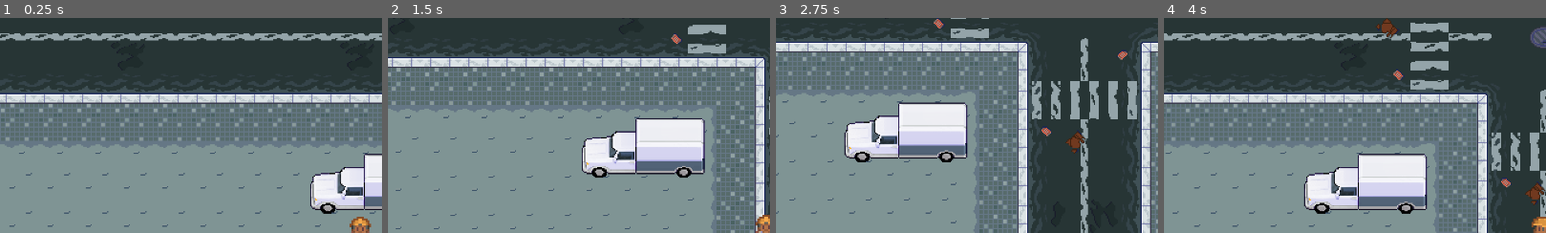
Above: before the commit, frames 1-4 (left to right).
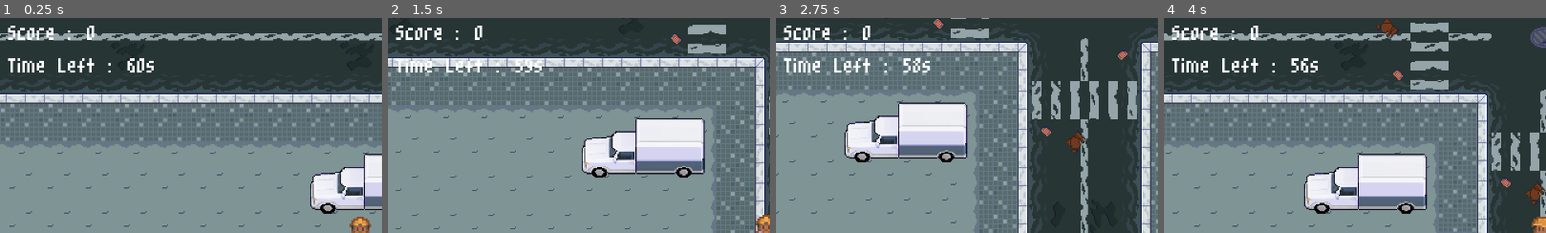
Above: after the commit, the same moments.

Repository: adotrdot/Apocavery
Game: Godot game, scene res://levels/main/main.tscn
Same seed, same stepped clock (60 frames per second), same inputs: the game is played once before the commit and once after it.
Inputs:
- Up to frame 1 (0.25 s): no input
- Up to frame 2 (1.5 s): tap Enter at 0.5 s; hold Right (right) 0.53-1.28 s; tap Space (action) at 0.6, 1.35 s; hold Down (down) from 1.28 s (still down)
- Up to frame 3 (2.75 s): release Down (down) at 2.03 s; hold Right (right) from 2.03 s (still down); tap Space (action) at 2.1 s
- Up to frame 4 (4 s): release Right (right) at 2.78 s; hold Up (up) 2.78-3.53 s; tap Space (action) at 2.85, 3.6 s; hold Left (left) from 3.53 s (still down)
The pictures show only the part of the screen within x 0-50%, y 1-51%; the shares and areas given below are measured in that part.

The runs differ from the first frame. In frame 1, 1.3% of the frame differs, in the area x 2-41%, y 3-26%; in frame 2, 1.2%; in frame 3, 1.3%; in frame 4, 1.3%.

Commit message:
Add ScoreSystem and some basic interfaces

Diff:
--- /dev/null
+++ b/levels/main/main.gd
@@ -0,0 +1,35 @@
+extends Node2D
+
+## Class for a gameplay level
+
+## Stores the timer
+@onready var timer: Timer = $Timer
+
+## Stores the gameplay interface to make changes when needed
+@onready var interface: CanvasLayer = $GameplayInterface
+
+## Holds the gameplay time, defaults to 60s
+@export var gameplay_time: int = 60
+
+
+func _ready():
+	## Sets initial score
+	ScoreSystem.reset_score()
+	interface.set_score(ScoreSystem.current_score)
+
+	## Sets timer and starts it
+	interface.set_time(gameplay_time)
+	timer.set_one_shot(false)
+	timer.start(1)
+
+
+## Updates time UI on timer timeout, game over when gameplay_time reached 0
+func _on_timer_timeout():
+	gameplay_time -= 1
+	interface.set_time(gameplay_time)
+
+
+## Updates score UI on successful package delivery
+func _on_player_package_delivered(package):
+	ScoreSystem.current_score += 1
+	interface.set_score(ScoreSystem.current_score)
--- a/levels/main/main.tscn
+++ b/levels/main/main.tscn
@@ -1,5 +1,6 @@
-[gd_scene load_steps=10 format=3 uid="uid://bcplpg1s4o2ah"]
+[gd_scene load_steps=12 format=3 uid="uid://bcplpg1s4o2ah"]
 
+[ext_resource type="Script" path="res://levels/main/main.gd" id="1_eba6e"]
 [ext_resource type="PackedScene" uid="uid://cloe6wr0xkn54" path="res://resources/map/map.tscn" id="1_wfnbh"]
 [ext_resource type="PackedScene" uid="uid://bvnubxrmlfwdx" path="res://resources/rain_particles/rain.tscn" id="2_d2ddc"]
 [ext_resource type="PackedScene" uid="uid://gi86s1w4q3it" path="res://resources/player/player.tscn" id="2_ssq52"]
@@ -9,8 +10,10 @@
 [ext_resource type="PackedScene" uid="uid://dejn25vg1txc7" path="res://resources/recipients/recipient_2.tscn" id="6_ehe4k"]
 [ext_resource type="PackedScene" uid="uid://cpi16tcmmpbpa" path="res://resources/recipients/recipient_3.tscn" id="7_oqkwn"]
 [ext_resource type="PackedScene" uid="uid://ckscjjqk0xmuq" path="res://resources/recipients/recipient_4.tscn" id="8_bomhh"]
+[ext_resource type="PackedScene" uid="uid://rabb4ukvpiyj" path="res://resources/interfaces/gameplay/gameplay_interface.tscn" id="11_cgnxc"]
 
 [node name="Main" type="Node2D"]
+script = ExtResource("1_eba6e")
 
 [node name="Map" parent="." instance=ExtResource("1_wfnbh")]
 
@@ -37,4 +40,10 @@
 [node name="Player" parent="." instance=ExtResource("2_ssq52")]
 position = Vector2(305, 497)
 
+[node name="GameplayInterface" parent="." instance=ExtResource("11_cgnxc")]
+
+[node name="Timer" type="Timer" parent="."]
+
+[connection signal="package_delivered" from="Player" to="." method="_on_player_package_delivered"]
 [connection signal="package_delivered" from="Player" to="PackageSystem" method="_on_player_package_delivered"]
+[connection signal="timeout" from="Timer" to="." method="_on_timer_timeout"]
--- a/project.godot
+++ b/project.godot
@@ -14,6 +14,10 @@
 run/main_scene="res://levels/main/main.tscn"
 config/features=PackedStringArray("4.2", "Forward Plus")
 config/icon="res://icon.svg"
+
+[autoload]
+
+ScoreSystem="*res://resources/score_system/score_system.gd"
 
 [display]
 
--- /dev/null
+++ b/resources/interfaces/gameplay/gameplay_interface.gd
@@ -0,0 +1,15 @@
+extends CanvasLayer
+
+## Class for gameplay interface
+
+## Stores the score and time text value to change it when needed
+@onready var score_value: Label = $Control/VBoxContainer/ScoreContainer/ScoreValue
+@onready var time_value: Label = $Control/VBoxContainer/TimeContainer/TimeValue
+
+
+func set_score(score: int):
+	score_value.set_text(str(score))
+
+
+func set_time(time: int):
+	time_value.set_text(str(time) + "s")
--- /dev/null
+++ b/resources/interfaces/gameplay/gameplay_interface.tscn
@@ -0,0 +1,47 @@
+[gd_scene load_steps=3 format=3 uid="uid://rabb4ukvpiyj"]
+
+[ext_resource type="Script" path="res://resources/interfaces/gameplay/gameplay_interface.gd" id="1_1pddp"]
+[ext_resource type="Theme" uid="uid://cuttwwca07hfh" path="res://theme.tres" id="1_mf5l2"]
+
+[node name="GameplayInterface" type="CanvasLayer"]
+script = ExtResource("1_1pddp")
+
+[node name="Control" type="Control" parent="."]
+layout_mode = 3
+anchors_preset = 0
+offset_right = 40.0
+offset_bottom = 40.0
+
+[node name="VBoxContainer" type="VBoxContainer" parent="Control"]
+layout_mode = 1
+anchors_preset = -1
+anchor_left = 0.5
+anchor_right = 0.5
+offset_right = 40.0
+offset_bottom = 40.0
+
+[node name="ScoreContainer" type="HBoxContainer" parent="Control/VBoxContainer"]
+layout_mode = 2
+
+[node name="ScoreText" type="Label" parent="Control/VBoxContainer/ScoreContainer"]
+layout_mode = 2
+theme = ExtResource("1_mf5l2")
+text = "Score : "
+vertical_alignment = 1
+
+[node name="ScoreValue" type="Label" parent="Control/VBoxContainer/ScoreContainer"]
+layout_mode = 2
+theme = ExtResource("1_mf5l2")
+vertical_alignment = 1
+
+[node name="TimeContainer" type="HBoxContainer" parent="Control/VBoxContainer"]
+layout_mode = 2
+
+[node name="TimeText" type="Label" parent="Control/VBoxContainer/TimeContainer"]
+layout_mode = 2
+theme = ExtResource("1_mf5l2")
+text = "Time Left : "
+
+[node name="TimeValue" type="Label" parent="Control/VBoxContainer/TimeContainer"]
+layout_mode = 2
+theme = ExtResource("1_mf5l2")
--- a/resources/player/player.gd
+++ b/resources/player/player.gd
@@ -17,7 +17,12 @@
 ## Holds the package that's the character's carrying
 var cur_package: Package = null
 
-## Signal for whenever a package is successfully delivered
+## Signal for whenever the package the player's carrying is changed.
+## Emitted by PlayerAction when needed.
+signal package_changed(package: Package)
+
+## Signal for whenever a package is successfully delivered.
+## Emitted by PlayerAction when needed.
 signal package_delivered(package: Package)
 
 func _ready():
--- a/resources/player/player_action.gd
+++ b/resources/player/player_action.gd
@@ -39,8 +39,14 @@
 
 ## Picks up package from truck
 func pickup(truck: Node2D):
+	var parent = self.get_parent()
+
 	## Gets package from truck
-	self.get_parent().cur_package = truck.stored_package
+	parent.cur_package = truck.stored_package
+
+	## Emit package change signal
+	if parent.cur_package != null:
+		parent.package_change.emit(parent.cur_package)
 
 
 ## Delivers package to recipient
--- /dev/null
+++ b/resources/score_system/score_system.gd
@@ -0,0 +1,64 @@
+extends Node
+
+## Class for the score system
+## Holds the current high score and handles current score.
+
+## Stores the path to file that stores high score
+var path: String = "user://score.dat"
+
+var high_score: int = 0
+var current_score: int = 0
+
+## Stores whether this script has been auto loaded
+var is_ready = false
+
+
+func _ready():
+	self._open_high_score_file()
+	high_score = self.get_high_score()
+
+	self.is_ready = true
+
+
+## Opens the corresponding file that holds the high score value
+func _open_high_score_file() -> FileAccess:
+	return FileAccess.open(path, FileAccess.WRITE_READ)
+
+
+## Saves high score to file
+func _save_high_score_to_file():
+	var file: FileAccess = _open_high_score_file()
+	file.store_32(self.high_score)
+	file.close()
+
+
+## Reads score file, gets the high score and returns it
+func get_high_score() -> int:
+	var file: FileAccess = _open_high_score_file()
+
+	## Ignore file if it's still empty
+	if file.get_length() == 0:
+		return 0
+
+	## Gets high score and close the file
+	var score: int = file.get_32()
+	file.close()
+
+	return score
+
+
+## Saves high score
+func save_high_score(score: int):
+	## Skips if score is not higher than high score
+	if score <= self.high_score:
+		return
+
+	## Sets high_score variable to the new score
+	self.high_score = score
+
+	self._save_high_score_to_file()
+
+
+## Resets current score
+func reset_score():
+	self.current_score = 0
--- /dev/null
+++ b/theme.tres
@@ -0,0 +1,7 @@
+[gd_resource type="Theme" load_steps=2 format=3 uid="uid://cuttwwca07hfh"]
+
+[ext_resource type="FontFile" uid="uid://updeyfwtx22o" path="res://resources/fonts/m3x6.ttf" id="1_b34wn"]
+
+[resource]
+Label/font_sizes/font_size = 64
+Label/fonts/font = ExtResource("1_b34wn")
Binary file added: resources/fonts/m3x6.ttf
Not shown, added: resources/fonts/m3x6.ttf.import
